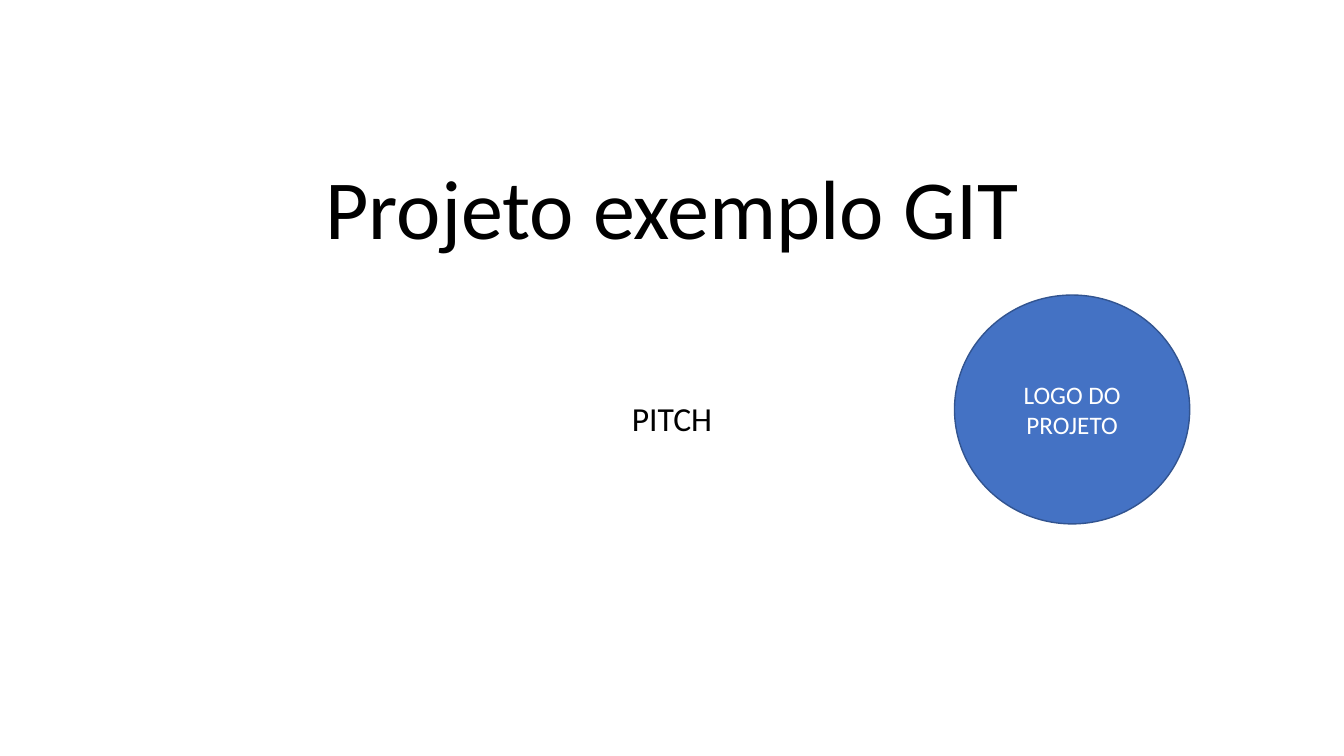
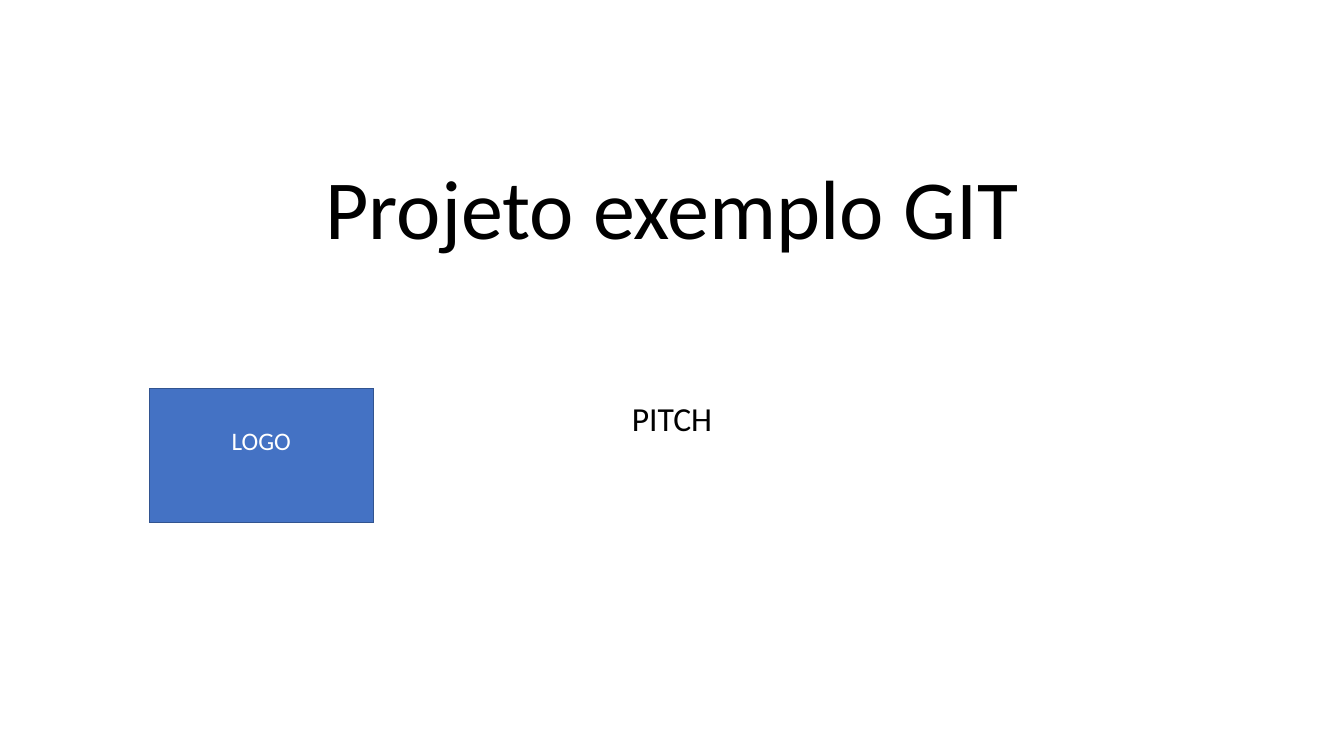
Before and after one commit to lucasdslopes/2TDSPJ-2024-ExemploGit, a slide deck: slide 1 of PastaDocumentos/PITCH.pptx. Drawn at 1344x756 pixels with LibreOffice and Linux fonts; fonts in the diff are those of the drawing. Boxes give left, top, right and bottom in pixels: in the first picture for what was removed or moved away, otherwise in the second. Text is boxed around its words. In the diff, an @@ line names an element or a change of style, - is before the commit and + after.

Commit message:
Correção do PITCH versão final - ajuste do LOGO

```diff
--- a/PastaDocumentos/PITCH.pptx
+++ b/PastaDocumentos/PITCH.pptx
@@ rectangle "LOGO": place and size @@
-rectangle "LOGO" at [955, 295, 1190, 524]
+rectangle "LOGO" at [149, 388, 373, 522]
@@ rectangle "LOGO" at [149, 388, 373, 522]: ellipse to rectangle @@
@@ text in rectangle at [232, 433, 291, 450]: text changed @@
-LOGO DO PROJETO
+LOGO
```
